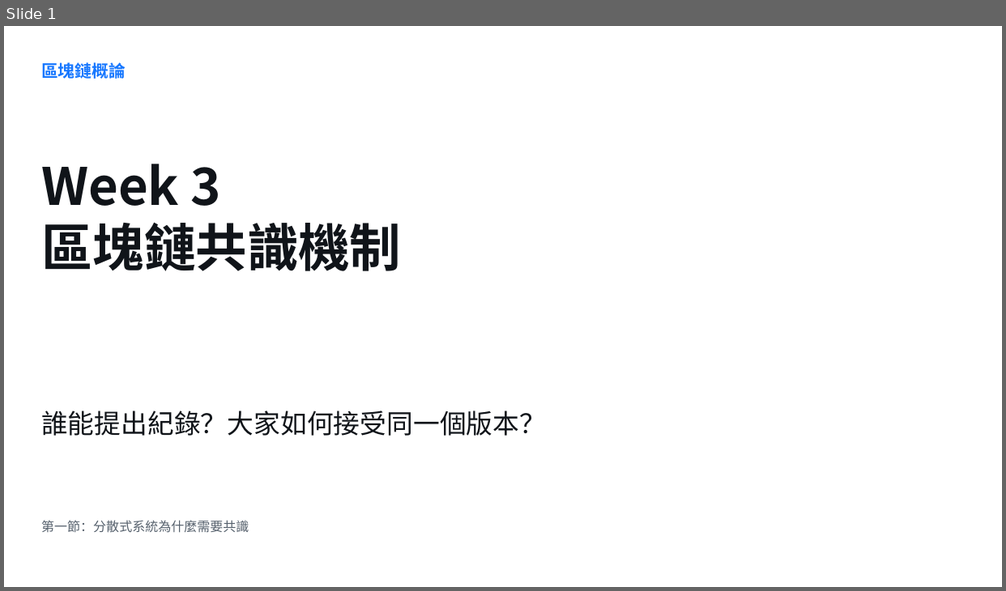
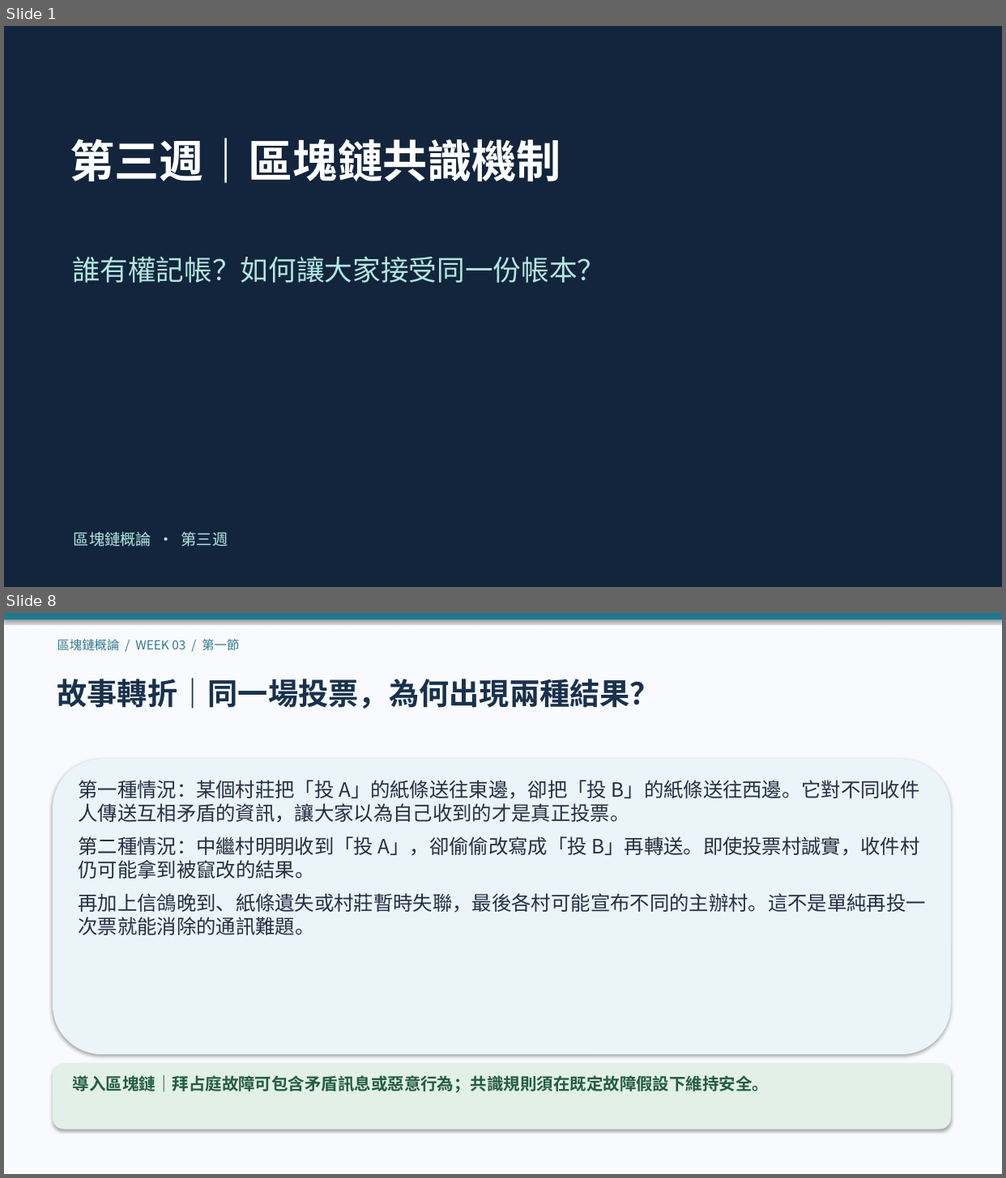
Before and after one commit to tinachiukc/blockchain-course, a slide deck: materials/Week03_區塊鏈共識機制_授課簡報.pptx. Shown one above the other, each under a label of ours: slide 1 before the commit, slides 1 and 8 after it; the slides between them are not shown. The pictures are 1006x591 and 1006x1178 pixels, drawn with LibreOffice and Linux fonts; fonts in the diff are those of the drawing. Boxes give left, top, right and bottom in pixels: in the first picture for what was removed or moved away, otherwise in the second. Text is boxed around its words. In the diff, an @@ line names an element or a change of style, - is before the commit and + after.

```diff
--- a/materials/Week03_區塊鏈共識機制_授課簡報.pptx
+++ b/materials/Week03_區塊鏈共識機制_授課簡報.pptx
@@ slide 8 added at (4, 613, 1002, 1174), background #F8FAFD @@
@@ rectangle added at (4, 613, 1002, 619), fill #1E798F @@
@@ text added at (57, 639, 239, 651), 12 pt, text #337A8E @@
+區塊鏈概論 / WEEK 03 / 第一節
@@ text added at (57, 678, 661, 709), 29 pt, text #19314C, bold @@
+故事轉折｜同一場投票，為何出現兩種結果？
@@ rounded rectangle added at (53, 759, 951, 1054), fill #EBF4F9 @@
@@ text added at (78, 780, 925, 935), 19 pt, text #233042 @@
+第一種情況：某個村莊把「投 A」的紙條送往東邊，卻把「投 B」的紙條送往西邊。它對不同收件人傳送互相矛盾的資訊，讓大家以為自己收到的才是真正投票。
+第二種情況：中繼村明明收到「投 A」，卻偷偷改寫成「投 B」再轉送。即使投票村誠實，收件村仍可能拿到被竄改的結果。
+再加上信鴿晚到、紙條遺失或村莊暫時失聯，最後各村可能宣布不同的主辦村。這不是單純再投一次票就能消除的通訊難題。
@@ rounded rectangle added at (53, 1063, 951, 1130), fill #E2F0E7 @@
@@ text added at (73, 1076, 769, 1093), 16 pt, text #245D43, bold @@
+導入區塊鏈｜拜占庭故障可包含矛盾訊息或惡意行為；共識規則須在既定故障假設下維持安全。
@@ slide 1 changed as well @@
@@ background #FFFFFF to #12253D @@
@@ text at (70, 138, 560, 183): text changed; size 49.5 to 43 pt; text colour #101419 to #FFFFFF @@
-Week 3
-區塊鏈共識機制
+第三週｜區塊鏈共識機制
@@ text at (72, 256, 605, 283): text changed; size 25.5 to 27 pt; text colour #101419 to #B3E7E1 @@
-誰能提出紀錄？大家如何接受同一個版本？
+誰有權記帳？如何讓大家接受同一份帳本？
@@ text removed at (41, 520, 249, 533) @@
-第一節：分散式系統為什麼需要共識
@@ text at (74, 532, 228, 547): text changed; size 16.3 to 15 pt; text colour #1677FF to #B3E7E1; bold off @@
-區塊鏈概論
+區塊鏈概論 · 第三週
```
Also in this commit, not shown: 43 other slides added, 32 slides removed.
